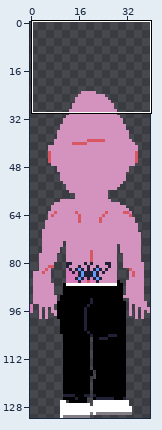
Two versions of one animated GIF sprite, Sprites/Goby/GobyDryWalkBackward.gif. Above, an overview of the earlier version with the close-up marked.
Close-up. Before the commit:
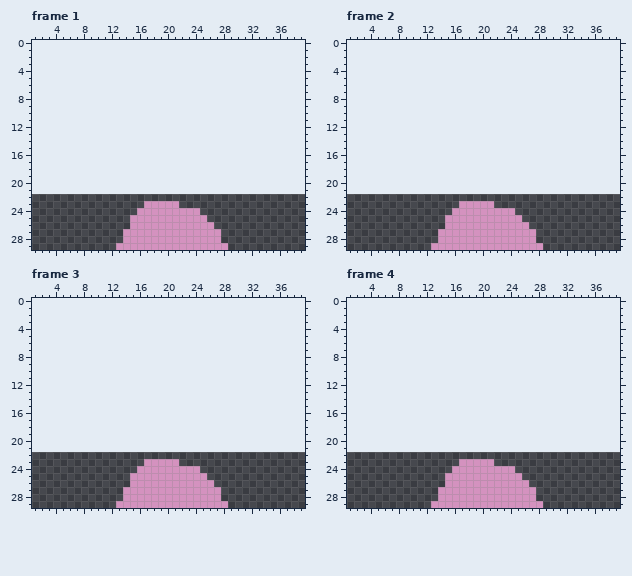
The file is 40x110 pixels, 4 frames. Shown: frame 1: x 1..39, y 0..29; frame 2: x 1..39, y 0..29; frame 3: x 1..39, y 0..29; frame 4: x 1..39, y 0..29. The old version is drawn lined up with the new one, on the new canvas.
Now the later version:
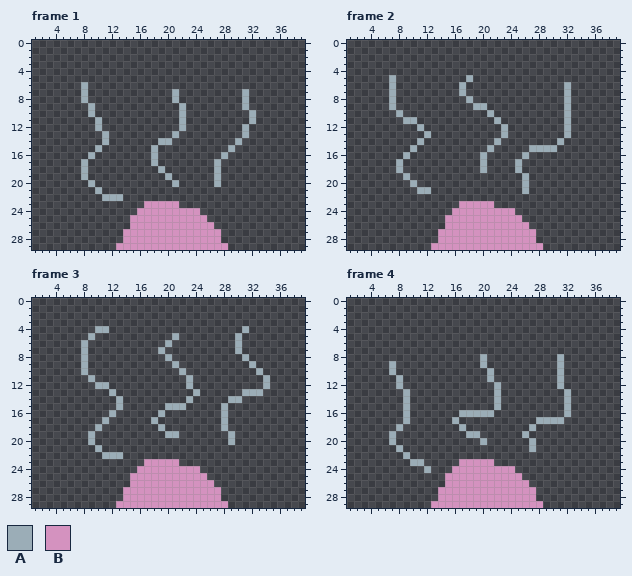
Palette (. is transparent): A #9badb7  B #d492bf
Changes in this commit:
canvas 40x110 -> 40x132, the old top-left corner now at 0,22
--- frame 1
@@ x 1..39 @@
  5 .......................................
- 6 .......................................
- 7 .......................................
- 8 .......................................
- 9 .......................................
-10 .......................................
-11 .......................................
-12 .......................................
-13 .......................................
-14 .......................................
-15 .......................................
-16 .......................................
-17 .......................................
-18 .......................................
-19 .......................................
-20 .......................................
-21 .......................................
-22 .......................................
+ 6 .......A...............................
+ 7 .......A............A.........A........
+ 8 .......A............A.........A........
+ 9 ........A............A........A........
+10 ........A............A.........A.......
+11 .........A...........A.........A.......
+12 .........A...........A........A........
+13 ..........A.........A.........A........
+14 ..........A.......AA.........A.........
+15 .........A.......A..........A..........
+16 ........A........A.........A...........
+17 .......A.........A........A............
+18 .......A..........A.......A............
+19 .......A...........A......A............
+20 ........A...........A.....A............
+21 .........A.............................
+22 ..........AAA..........................
 23 ................BBBBB..................
--- frame 2
@@ x 1..39 @@
  4 .......................................
- 5 .......................................
- 6 .......................................
- 7 .......................................
- 8 .......................................
- 9 .......................................
-10 .......................................
-11 .......................................
-12 .......................................
-13 .......................................
-14 .......................................
-15 .......................................
-16 .......................................
-17 .......................................
-18 .......................................
-19 .......................................
-20 .......................................
-21 .......................................
+ 5 ......A..........A.....................
+ 6 ......A.........A..............A.......
+ 7 ......A.........A..............A.......
+ 8 ......A..........A.............A.......
+ 9 ......A...........AA...........A.......
+10 .......A............A..........A.......
+11 ........AA...........A.........A.......
+12 ..........A...........A........A.......
+13 ...........A..........A........A.......
+14 ..........A..........A........A........
+15 .........A..........A.....AAAA.........
+16 ........A..........A.....A.............
+17 .......A...........A....A..............
+18 .......A...........A....A..............
+19 ........A................A.............
+20 .........A...............A.............
+21 ..........AA.............A.............
 22 .......................................
--- frame 3
@@ x 1..39 @@
  3 .......................................
- 4 .......................................
- 5 .......................................
- 6 .......................................
- 7 .......................................
- 8 .......................................
- 9 .......................................
-10 .......................................
-11 .......................................
-12 .......................................
-13 .......................................
-14 .......................................
-15 .......................................
-16 .......................................
-17 .......................................
-18 .......................................
-19 .......................................
-20 .......................................
-21 .......................................
-22 .......................................
+ 4 .........AA...................A........
+ 5 ........A...........A........A.........
+ 6 .......A...........A.........A.........
+ 7 .......A..........A..........A.........
+ 8 .......A...........A..........A........
+ 9 .......A............A..........A.......
+10 .......A.............A..........A......
+11 ........A.............A..........A.....
+12 .........AA...........A..........A.....
+13 ...........A...........A......AAA......
+14 ............A.........A.....AA.........
+15 ............A......AAA.....A...........
+16 ...........A......A........A...........
+17 ..........A......A.........A...........
+18 .........A........A........A...........
+19 ........A..........AA.......A..........
+20 ........A...................A..........
+21 .........A.............................
+22 ..........AAA..........................
 23 ................BBBBB..................
--- frame 4
@@ x 1..39 @@
  7 .......................................
- 8 .......................................
- 9 .......................................
-10 .......................................
-11 .......................................
-12 .......................................
-13 .......................................
-14 .......................................
-15 .......................................
-16 .......................................
-17 .......................................
-18 .......................................
-19 .......................................
-20 .......................................
-21 .......................................
-22 .......................................
-23 ................BBBBB..................
-24 ...............BBBBBBBBB...............
+ 8 ...................A..........A........
+ 9 ......A............A..........A........
+10 ......A.............A.........A........
+11 .......A............A.........A........
+12 .......A.............A........A........
+13 ........A............A.........A.......
+14 ........A............A.........A.......
+15 ........A............A.........A.......
+16 ........A.......AAAAA..........A.......
+17 ........A......A...........AAAA........
+18 .......A........A.........A............
+19 ......A..........AA......A.............
+20 ......A............A......A............
+21 .......A..................A............
+22 ........A..............................
+23 .........AA.....BBBBB..................
+24 ...........A...BBBBBBBBB...............
 25 ..............BBBBBBBBBBB..............
Boxes around the changes in both close-ups, in picture pixels (x1, y1, x2, y2):
added: (81, 82, 123, 201)
added: (151, 89, 256, 187)
added: (389, 75, 431, 194)
added: (459, 75, 571, 194)
added: (81, 326, 200, 459)
added: (221, 326, 270, 445)
added: (452, 354, 571, 452)
added: (389, 361, 431, 473)
